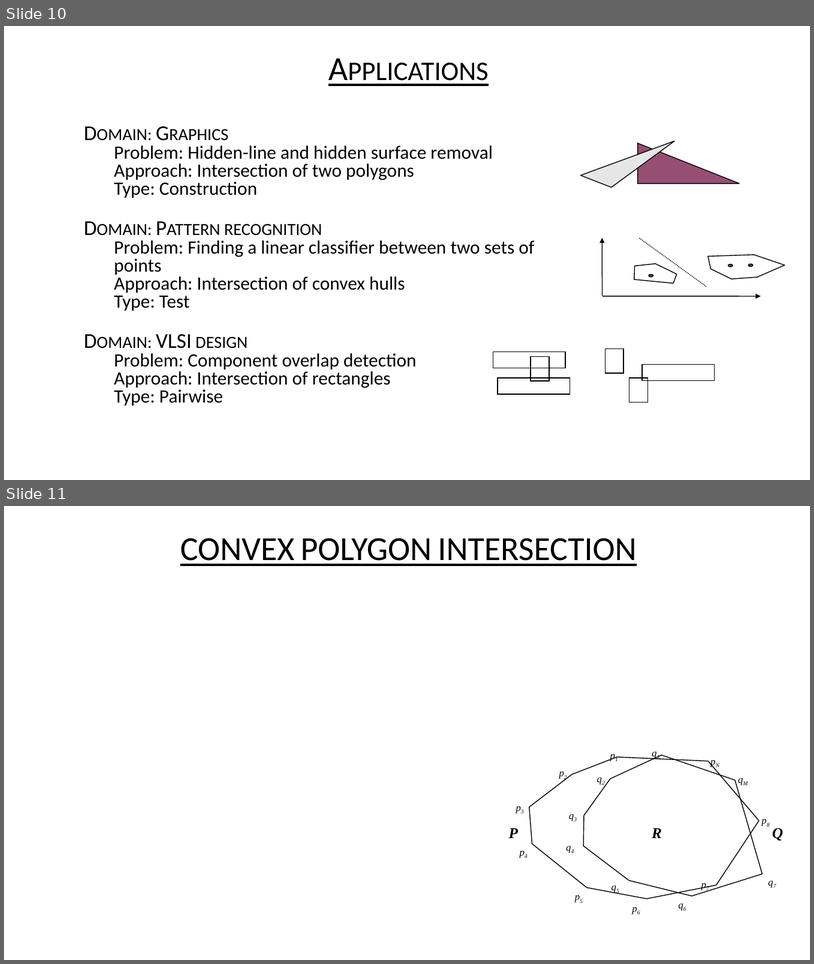
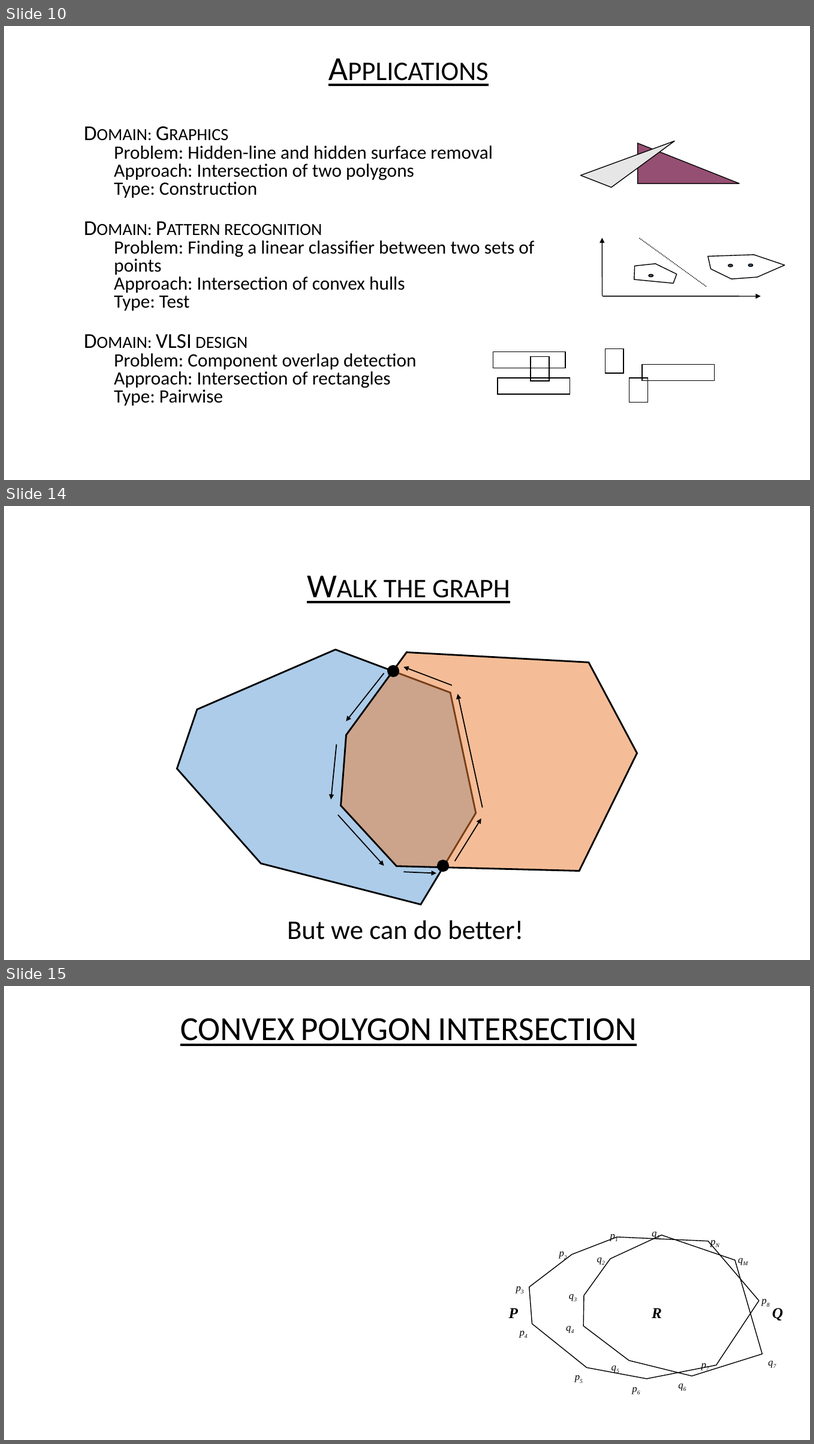
Before and after one commit to USFDataVisualization/Computational-Geometry-Lecture, a slide deck: L05-polygon_intersection.pptx. Shown one above the other, each under a label of ours: slides 10 and 11 before the commit, slides 10, 14 and 15 after it; the slides between them are not shown. The pictures are 814x964 and 814x1444 pixels, drawn with LibreOffice and Linux fonts; fonts in the diff are those of the drawing; grey boxes stand for pictures; background and template pictures are left out. Boxes give left, top, right and bottom in pixels: in the first picture for what was removed or moved away, otherwise in the second. Text is boxed around its words. In the diff, an @@ line names an element or a change of style, - is before the commit and + after.

```diff
--- a/L05-polygon_intersection.pptx
+++ b/L05-polygon_intersection.pptx
@@ slide 14 added at [4,506,810,960], background #FFFFFF @@
@@ text added at [384,580,510,603], 40 pt, text #000000, underline, small capitals @@
+• Walk the graph
@@ freeform shape added at [177,649,476,904], fill #5B9BD5 at 50% opacity, outline #000000 2 pt @@
@@ freeform shape added at [341,652,638,871], fill #ED7D31 at 50% opacity, outline #000000 2 pt @@
@@ ellipse added at [387,665,399,677], fill #000000 @@
@@ arrow added from (452, 685) to (404, 667), #000000 1.25 pt @@
@@ arrow added from (384, 673) to (347, 721), #000000 1.25 pt @@
@@ arrow added from (483, 807) to (458, 694), #000000 1.25 pt @@
@@ arrow added from (337, 744) to (331, 799), #000000 1.25 pt @@
@@ arrow added from (338, 814) to (384, 865), #000000 1.25 pt @@
@@ arrow added from (455, 861) to (482, 818), #000000 1.25 pt @@
@@ ellipse added at [437,859,449,871], fill #000000 @@
@@ arrow added from (404, 871) to (437, 873), #000000 1.25 pt @@
@@ text added at [287,920,524,939], 32 pt, text #000000 @@
+But we can do better!
@@ what was slide 11 is now slide 15 @@
```
Also in this commit, not shown: 4 other slides added, 41 other files.
